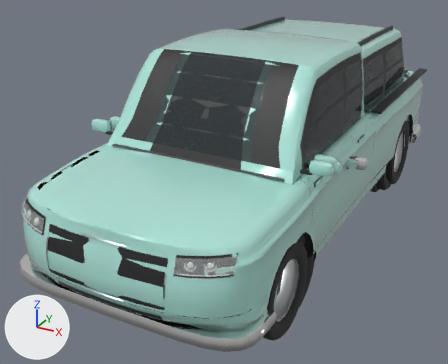
What one commit did to the glTF model public/models/parked.glb.
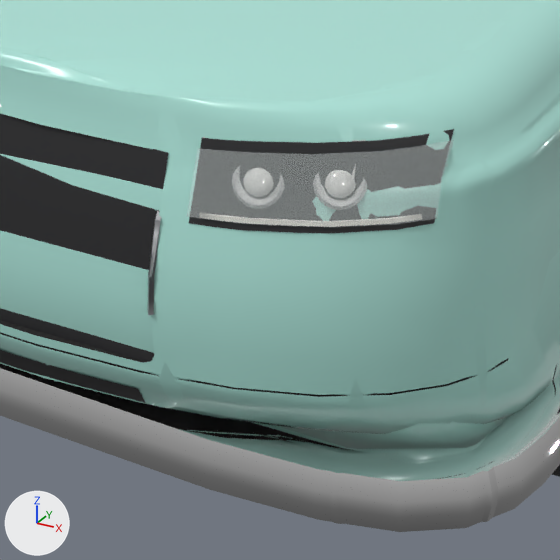
The first picture shows the older version from a 50 mm camera at (2.46, -5.41, 3.01) aimed at (-0.3, -0.39, 0.5). The close-ups show the older and then the newer version on the part from 28% to 59% of the width and 61% to 99% of the height of that picture. Only the edits that show in the close-ups are written down. Lighting does not change. The marker at lower left points along +X, +Y and +Z. Where no turn or scale is listed for an object, it has been applied to the vertices. Vertices at exactly the same position are counted once.

In view in the first close-up: 'coupe_body', 'coupe_trim', 'coupe_trim_L1', 'pickup_body', 'pickup_body_L1', 'pickup_trim', 'pickup_trim_L1', 'pickup_wheel_FL_mesh' and 1 more.
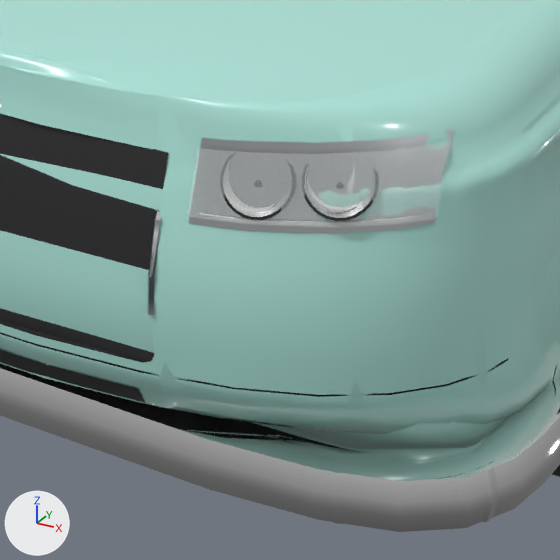
Where the change shows, as pixel boxes [x1, y1, x2, y2] in the close-ups (560 x 560 px; the box of a moved part takes in the faces that stretch with it):
'pickup_trim', recoloured, reshaped: [0, 105, 454, 403] in both
part 1 of me_pickup_trim, added: after [224, 194, 281, 220]
part 2 of me_pickup_trim, added: after [304, 193, 373, 221]
part 3 of me_pickup_trim, moved or reshaped (not visible before): after [237, 198, 369, 218]
part 4 of me_pickup_trim, recoloured: [189, 129, 454, 233] in both

Patch to the scene script:
```diff
--- a/public/models/parked.glb.py
+++ b/public/models/parked.glb.py
@@ mat_alloy @@
 n0 = _N.new('ShaderNodeBsdfPrincipled'); n0.name = 'Principled BSDF'
+n0.inputs[0].default_value = (0.62, 0.64, 0.66, 1.0)  # 'Base Color', light grey #ced1d4
 n0.inputs[1].default_value = 1.0  # 'Metallic'
@@ mat_alloy @@
 n1 = _N.new('ShaderNodeOutputMaterial'); n1.name = 'Material Output'
-n2 = _N.new('ShaderNodeMix'); n2.name = 'Mix'
-n2.data_type = 'RGBA'
-n2.blend_type = 'MULTIPLY'
-n2.inputs[0].default_value = 1.0  # 'Factor'
-n2.inputs[7].default_value = (0.62, 0.64, 0.66, 1.0)  # 'B', light grey #ced1d4
-n3 = _N.new('ShaderNodeVertexColor'); n3.name = 'Color Attribute'
 _L.new(n0.outputs[0], n1.inputs[0])  # 'BSDF' to 'Surface'
-_L.new(n2.outputs[2], n0.inputs[0])  # 'Result' to 'Base Color'
-_L.new(n3.outputs[0], n2.inputs[6])  # 'Color' to 'A'
@@ mat_alloy_001 @@
 n0 = _N.new('ShaderNodeBsdfPrincipled'); n0.name = 'Principled BSDF'
-n0.inputs[0].default_value = (0.62, 0.64, 0.66, 1.0)  # 'Base Color', light grey #ced1d4
 n0.inputs[1].default_value = 1.0  # 'Metallic'
@@ mat_alloy_001 @@
 n1 = _N.new('ShaderNodeOutputMaterial'); n1.name = 'Material Output'
+n2 = _N.new('ShaderNodeMix'); n2.name = 'Mix'
+n2.data_type = 'RGBA'
+n2.blend_type = 'MULTIPLY'
+n2.inputs[0].default_value = 1.0  # 'Factor'
+n2.inputs[7].default_value = (0.62, 0.64, 0.66, 1.0)  # 'B', light grey #ced1d4
+n3 = _N.new('ShaderNodeVertexColor'); n3.name = 'Color Attribute'
 _L.new(n0.outputs[0], n1.inputs[0])  # 'BSDF' to 'Surface'
+_L.new(n2.outputs[2], n0.inputs[0])  # 'Result' to 'Base Color'
+_L.new(n3.outputs[0], n2.inputs[6])  # 'Color' to 'A'
@@ me_pickup_trim @@
 # used by ob_pickup_trim; location = (0.0, 0.001, 1.109)
-me_pickup_trim.from_pydata(...)  # 3504 vertices, 5934 faces; spans x -1.13..1.13, y -2.68..2.68, z -0.76..0.76
+me_pickup_trim.from_pydata(...)  # 3904 vertices, 6590 faces; spans x -1.13..1.13, y -2.68..2.68, z -0.76..0.76
+# me_pickup_trim part 1: a new loose piece of 72 vertices spanning x 0.59..0.71, y -2.59..-2.52, z -0.2..-0.1, in mat_trim (black #272729)
+# me_pickup_trim part 2: a new loose piece of 72 vertices spanning x 0.71..0.83, y -2.55..-2.47, z -0.19..-0.09, in mat_trim (black #272729)
+# me_pickup_trim part 3: 52 vertices moved from x 0.61..0.81, y -2.58..-2.48, z -0.21..-0.11 to x 0.6..0.82, y -2.58..-2.48, z -0.21..-0.1; 188 vertices removed from x 0.62..0.88, y -2.58..-2.46, z -0.21..-0.11; 244 vertices added at x 0.6..0.89, y -2.59..-2.46, z -0.21..-0.1
+# me_pickup_trim part 4: 64 faces spanning x -0.9..0.9, y -2.61..-2.39, z -0.23..-0.07 switch from mat_trim (black #272729) to mat_alloy (light grey #ced1d4)
+# other edits to the shape of me_pickup_trim do not show in these pictures
 me_pickup_trim.materials.append(mat_glass)
@@ me_pickup_trim @@
 me_pickup_trim.materials.append(mat_lens)
-me_pickup_trim.materials.append(mat_ivory)  # white #f7f3ea
 me_pickup_trim.materials.append(mat_grille)
-me_pickup_trim.materials.append(mat_alloy_001)  # light grey #ced1d4
 me_pickup_trim.materials.append(mat_plate)
```
